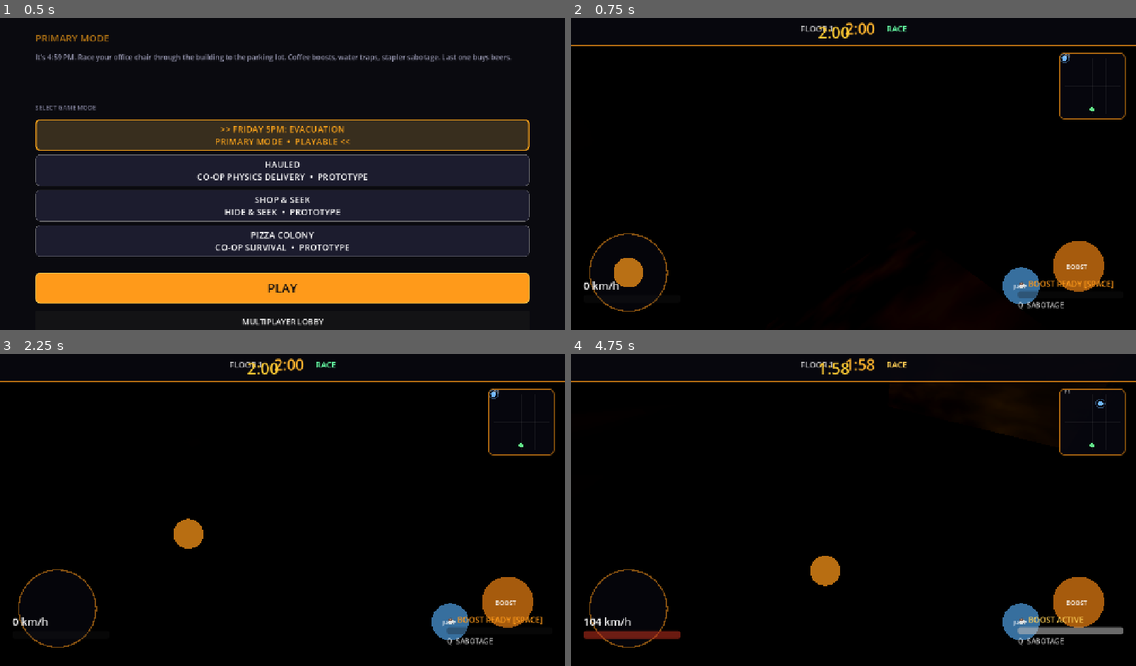
Above: before the commit, frames 1-4 (two rows, left to right).
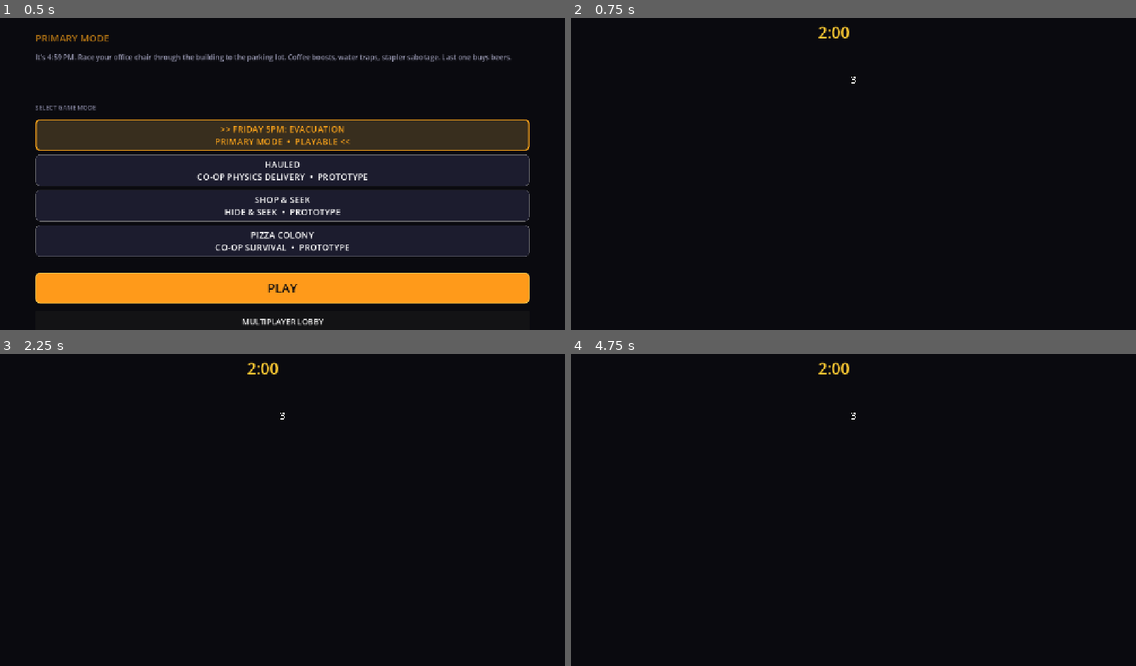
Above: after the commit, the same moments.

Repository: jiracipika/friday-evacuation
Game: Godot game, scene res://scenes/Main.tscn
Two runs of this game, one before a commit and one after it. Both use one fixed random seed, a clock stepped at 60 frames per second and the inputs below.
Inputs (mouse positions are in pixels of both pictures, inside the frame that each line leads up to):
- Up to frame 1 (0.5 s): no input
- Up to frame 2 (0.75 s): click "PLAY" at 0.5 s
- Up to frame 3 (2.25 s): tap Enter at 1.25 s; move the mouse to (406, 491) at 1.27 s; hold D (move_right) 1.28-2 s; tap E (action) at 1.35 s; click (406, 491) at 1.42 s; tap Space (boost) at 1.55, 2 s; drag from (169, 522) to (254, 569) at 2.02 s
- Up to frame 4 (4.75 s): move the mouse to (910, 438) at 2.77 s; hold D (move_right) 2.78-3.5 s; tap E (action) at 2.85 s; tap Space (boost) at 3.05, 4.55 s; tap Enter at 3.5 s; drag from (825, 569) to (684, 460) at 3.52 s; move the mouse to (1023, 553) at 4.27 s; hold A (move_left) from 4.28 s (still down); tap Q (sabotage) at 4.35 s

Frame 1 is identical in both runs. In frame 2, 3.6% of the frame differs, in the area x 0-100%, y 1-95%; in frame 3, 3.6%; in frame 4, 4.4%.
Error after the commit: Parse Error: Identifier "ConeMesh" not declared in the current scope. (res://scripts/Evacuation.gd:299)

Commit message:
GLM visual feedback polish

Diff:
--- a/scripts/Evacuation.gd
+++ b/scripts/Evacuation.gd
@@ -159,11 +159,13 @@
 
 # --- SETUP ---
 
+var exit_marker: MeshInstance3D
+
 func _setup_arena() -> void:
-	_build_floor(Vector3(0, 0, 0), Color(0.15, 0.15, 0.22))
-	_build_floor(Vector3(0, 6, 0), Color(0.18, 0.15, 0.20))
-	_build_floor(Vector3(0, 12, 0), Color(0.13, 0.16, 0.20))
-	_build_floor(Vector3(0, 18, 0), Color(0.10, 0.18, 0.15))
+	_build_floor(Vector3(0, 0, 0), Color(0.15, 0.15, 0.22), 0)
+	_build_floor(Vector3(0, 6, 0), Color(0.18, 0.15, 0.20), 1)
+	_build_floor(Vector3(0, 12, 0), Color(0.13, 0.16, 0.20), 2)
+	_build_floor(Vector3(0, 18, 0), Color(0.10, 0.18, 0.15), 3)
 	_setup_environment()
 
 	_build_ramp(Vector3(8, 0, 20), Vector3(8, 6, 20))
@@ -172,8 +174,10 @@
 
 	_spawn_obstacles()
 	_spawn_powerups()
-
-func _build_floor(pos: Vector3, color: Color) -> void:
+	_add_exit_marker()
+
+# --- FLOOR/RAMP GUIDANCE ---
+func _build_floor(pos: Vector3, color: Color, floor_index: int = 0) -> void:
 	var floor_node = StaticBody3D.new()
 	floor_node.position = pos
 	add_child(floor_node)
@@ -188,10 +192,17 @@
 	var mesh = BoxMesh.new()
 	mesh.size = Vector3(40, 0.2, 40)
 	mesh_inst.mesh = mesh
-	var mat = _make_carpet_material(color)
+	var mat = _make_carpet_material(color, floor_index)
 	mesh_inst.material_override = mat
 	floor_node.add_child(mesh_inst)
-	_spawn_ceiling_lights(pos)
+
+	# Add floor number on floor
+	_add_floor_number(pos, floor_index)
+	# Add exit direction indicators on floor 4
+	if floor_index == 3:
+		_add_exit_indicators(pos)
+
+	_spawn_ceiling_lights(pos, floor_index)
 
 	for i in range(4):
 		var wall = StaticBody3D.new()
@@ -208,17 +219,18 @@
 		var wall_m = BoxMesh.new()
 		wall_m.size = Vector3(40, 3, 0.3)
 		wall_mesh.mesh = wall_m
-		var wall_mat = _make_wall_material(color)
+		var wall_mat = _make_wall_material(color, floor_index)
 		wall_mesh.material_override = wall_mat
 		wall.add_child(wall_mesh)
 
-func _make_carpet_material(base_color: Color) -> StandardMaterial3D:
+func _make_carpet_material(base_color: Color, floor_index: int = 0) -> StandardMaterial3D:
 	var mat = StandardMaterial3D.new()
 	mat.albedo_color = base_color
 	mat.roughness = 0.95
 	mat.metallic = 0.0
 	var noise = FastNoiseLite.new()
 	noise.noise_type = FastNoiseLite.TYPE_SIMPLEX
+	noise.seed = 900 + floor_index  # Different noise per floor
 	noise.frequency = 0.08
 	var texture = NoiseTexture2D.new()
 	texture.width = 256
@@ -228,11 +240,81 @@
 	mat.albedo_texture = texture
 	return mat
 
-func _make_wall_material(base_color: Color) -> StandardMaterial3D:
+func _make_wall_material(base_color: Color, floor_index: int = 0) -> StandardMaterial3D:
 	var mat = StandardMaterial3D.new()
 	mat.albedo_color = base_color.darkened(0.3)
 	mat.roughness = 0.88
 	return mat
+
+func _add_floor_number(floor_pos: Vector3, floor_index: int) -> void:
+	var number = Label3D.new()
+	number.text = "%d" % (floor_index + 1)
+	number.pixel_size = 0.04
+	number.billboard = BaseMaterial3D.BILLBOARD_ENABLED
+	var mat = StandardMaterial3D.new()
+	mat.albedo_color = Color(1.0, 1.0, 1.0, 0.15)
+	mat.transparency = BaseMaterial3D.TRANSPARENCY_ALPHA
+	mat.no_depth_test = true
+	number.set_material_override(mat)
+	number.position = floor_pos + Vector3(-16, 0.15, -16)
+	add_child(number)
+
+	var number2 = number.duplicate()
+	number2.position = floor_pos + Vector3(16, 0.15, 16)
+	add_child(number2)
+
+func _add_exit_indicators(floor_pos: Vector3) -> void:
+	for x in [-10, 0, 10]:
+		var arrow = MeshInstance3D.new()
+		var cone = CylinderMesh.new()
+		cone.top_radius = 0.4
+		cone.bottom_radius = 0.8
+		cone.height = 0.15
+		arrow.mesh = cone
+		arrow.rotation.x = PI / 2.0
+		arrow.position = floor_pos + Vector3(x, 0.15, 18)
+		var mat = StandardMaterial3D.new()
+		mat.albedo_color = Color(0.25, 1.0, 0.4, 0.12)
+		mat.transparency = BaseMaterial3D.TRANSPARENCY_ALPHA
+		mat.no_depth_test = true
+		arrow.material_override = mat
+		add_child(arrow)
+
+func _add_exit_marker() -> void:
+	exit_marker = MeshInstance3D.new()
+	var ring = TorusMesh.new()
+	ring.inner_radius = 2.8
+	ring.outer_radius = 3.2
+	exit_marker.mesh = ring
+	exit_marker.position = Vector3(0, 1.8, 22.0)
+	var mat = StandardMaterial3D.new()
+	mat.albedo_color = Color(0.1, 0.95, 0.3)
+	mat.emission_enabled = true
+	mat.emission = Color(0.1, 0.95, 0.3)
+	mat.emission_energy_multiplier = 1.8
+	exit_marker.material_override = mat
+	add_child(exit_marker)
+
+	var arrow = MeshInstance3D.new()
+	var cone = ConeMesh.new()
+	cone.top_radius = 0.0
+	cone.bottom_radius = 1.0
+	cone.height = 2.0
+	arrow.mesh = cone
+	arrow.position = Vector3(0, 3.5, 22.0)
+	arrow.rotation.x = PI
+	arrow.material_override = mat
+	add_child(arrow)
+
+	animate_exit_marker()
+
+func animate_exit_marker() -> void:
+	if not exit_marker:
+		return
+	var tween = create_tween()
+	tween.set_loops()
+	tween.tween_property(exit_marker, "scale", Vector3(1.2, 1.2, 1.2), 0.8)
+	tween.tween_property(exit_marker, "scale", Vector3(1.0, 1.0, 1.0), 0.8)
 
 func _make_wood_material() -> StandardMaterial3D:
 	var mat = StandardMaterial3D.new()
@@ -250,19 +332,19 @@
 	mat.albedo_texture = texture
 	return mat
 
-func _spawn_ceiling_lights(floor_pos: Vector3) -> void:
+func _spawn_ceiling_lights(floor_pos: Vector3, floor_index: int = 0) -> void:
 	var light_group = Node3D.new()
 	light_group.name = "CeilingLights_%s" % str(int(floor_pos.y))
 	add_child(light_group)
-
 	for x in [-12.0, 0.0, 12.0]:
 		for z in [-12.0, 0.0, 12.0]:
 			var light = OmniLight3D.new()
 			light.position = floor_pos + Vector3(x, 3.0, z)
-			light.light_color = Color(1.0, 0.88, 0.68)
-			light.light_energy = 0.35
-			light.omni_range = 16.0
+			light.light_color = Color(1.0, 0.92, 0.78)
+			light.light_energy = 0.75
+			light.omni_range = 22.0
 			light.shadow_enabled = false
+			light.light_bake_mode = OmniLight3D.BAKE_STATIC
 			light_group.add_child(light)
 
 			var fixture = MeshInstance3D.new()
@@ -283,12 +365,9 @@
 	if not world or not world.environment:
 		return
 	var env = world.environment
-	env.ambient_light_energy = 0.32
-	env.fog_enabled = true
-	env.fog_density = 0.008
-	env.fog_aerial_perspective = 0.5
-	env.glow_enabled = true
-	env.glow_intensity = 0.7
+	env.ambient_light_energy = 0.42
+	env.fog_enabled = false
+	env.glow_enabled = false
 	env.glow_strength = 0.8
 
 func _build_ramp(from_pos: Vector3, to_pos: Vector3) -> void:
@@ -371,7 +450,7 @@
 
 	var col = CollisionShape3D.new()
 	var shape = SphereShape3D.new()
-	shape.radius = 0.6
+	shape.radius = 0.7
 	col.shape = shape
 	pu.add_child(col)
 
@@ -415,11 +494,21 @@
 	handle.material_override = cup_mat
 	pu.add_child(handle)
 
-	var glow = OmniLight3D.new()
-	glow.light_color = Color(1.0, 0.45, 0.08)
-	glow.light_energy = 0.65
-	glow.omni_range = 4.0
-	pu.add_child(glow)
+	# Add ring underneath to make it more visible
+	var ring = MeshInstance3D.new()
+	var ring_mesh = TorusMesh.new()
+	ring_mesh.inner_radius = 0.6
+	ring_mesh.outer_radius = 0.65
+	ring.mesh = ring_mesh
+	ring.rotation.x = PI / 2.0
+	var ring_mat = StandardMaterial3D.new()
+	ring_mat.albedo_color = Color(1.0, 0.65, 0.12)
+	ring_mat.emission_enabled = true
+	ring_mat.emission = Color(1.0, 0.45, 0.08)
+	ring_mat.emission_energy_multiplier = 0.6
+	ring.material_override = ring_mat
+	ring.position.y = -0.1
+	pu.add_child(ring)
 
 	pu.body_entered.connect(func(body):
 		if body.is_in_group("players"):
@@ -435,132 +524,123 @@
 func _spawn_player() -> void:
 	var player_scene = load("res://scenes/PlayerChair.tscn")
 	if not player_scene:
-		push_error("Could not load PlayerChair.tscn!")
 		return
 	local_player = player_scene.instantiate()
-	local_player.player_display_name = GameManager.player_name
-	local_player.player_color = Color(0.4, 0.8, 1.0)
-	local_player.set_can_move(false)
+	local_player.position = Vector3(0, 1.0, 0)
 	add_child(local_player)
-	local_player.position = Vector3(0, 1.5, -10)
-	players.append(local_player)
-
-	# Initialize camera position at player so first frame isn't a wild fly-in
-	if camera:
-		cam_follow_pos = local_player.global_position + Vector3(0, 6, 10)
-		cam_look_target = local_player.global_position
-		camera.global_position = cam_follow_pos
-
-func _setup_hud() -> void:
-	var hud_script = load("res://scripts/HUD.gd")
-	if hud_script:
-		hud = CanvasLayer.new()
-		hud.set_script(hud_script)
-		$UI.add_child(hud)
-	var mobile_script = load("res://scripts/MobileControls.gd")
-	if mobile_script and local_player:
-		mobile_controls = Control.new()
-		mobile_controls.set_script(mobile_script)
-		get_tree().root.add_child.call_deferred(mobile_controls)
-		mobile_controls.move_changed.connect(local_player.set_mobile_input)
-		mobile_controls.action_pressed.connect(local_player.trigger_mobile_action)
-
-func _update_hud() -> void:
-	if not hud or not local_player:
-		return
-	if hud.has_method("set_timer_text"):
-		hud.set_timer_text(timer_label.text if timer_label else "")
-		hud.set_speed(Vector2(local_player.velocity.x, local_player.velocity.z).length(), local_player.max_speed)
-		hud.set_boost(local_player.boost_cd_timer, local_player.boost_duration, local_player.is_boosting)
-		hud.set_floor(clampi(int(floor(local_player.global_position.y / 6.0)) + 1, 1, 4))
-		hud.set_player_position(local_player.global_position, clampi(int(floor(local_player.global_position.y / 6.0)), 0, 3))
-		hud.set_status("COUNTDOWN" if match_state == &"countdown" else "RACE", Color("ffcf55"))
-
+	players.append({"id": 1, "name": local_player.player_display_name})
+
+# --- GAME FLOW ---
 
 func _start_countdown() -> void:
 	match_state = &"countdown"
 	timer = countdown_seconds
+	if countdown_label:
+		countdown_label.text = str(int(countdown_seconds))
+		countdown_label.visible = true
 
 func _update_countdown_display() -> void:
 	if countdown_label:
-		var secs = ceili(timer)
-		countdown_label.text = str(secs) if secs > 0 else "GO!"
-		countdown_label.visible = true
+		var seconds = int(ceilf(timer))
+		countdown_label.text = str(seconds)
+		if seconds <= 0:
+			countdown_label.visible = false
 
 func _start_race() -> void:
 	match_state = &"racing"
 	timer = 0.0
-	if countdown_label:
-		countdown_label.text = "GO!"
-		countdown_label.visible = false
-	for p in players:
-		if p and is_instance_valid(p):
-			p.set_can_move(true)
+	if local_player:
+		local_player.set_can_move(true)
+	_spawn_traps()
+
+func _spawn_traps() -> void:
+	var manager = get_node_or_null("/root/GameManager")
+	var network = get_node_or_null("/root/Network")
+
+	var trap_scene = load("res://scenes/objects/SabotageTrap.tscn")
+	if not trap_scene:
+		return
+
+	for i in range(4):
+		var trap = trap_scene.instantiate()
+		var floor_y = [0.5, 6.5, 12.5, 18.5][i]
+		trap.position = Vector3(
+			randf_range(-15, 15),
+			floor_y,
+			randf_range(-15, 15)
+		)
+		if trap.has_method("_set_owner"):
+			trap._set_owner(network.multiplayer_peer.get_unique_id() if network and network.multiplayer_peer else 1)
+		traps_placed += 1
+		add_child(trap)
 
 func _update_timer_display() -> void:
 	if timer_label:
-		var remaining = max(0, time_limit - timer)
-		var mins = int(remaining) / 60
-		var secs = int(remaining) % 60
-		timer_label.text = "%d:%02d" % [mins, secs]
-
-func _on_player_reached_exit(body: CharacterBody3D) -> void:
+		var remaining = time_limit - timer
+		timer_label.text = "TIME: %d" % int(remaining)
+
+func _update_hud() -> void:
+	if not hud:
+		return
+	var speed_label = hud.get_node_or_null("SpeedLabel")
+	if speed_label and local_player:
+		var speed = int(Vector2(local_player.velocity.x, local_player.velocity.z).length())
+		speed_label.text = "SPEED: %d km/h" % speed
+
+func _on_player_reached_exit(body: Node3D) -> void:
 	if not body.is_in_group("players"):
 		return
-	if match_state != &"racing":
-		return
-
-	var pname = body.player_display_name if "player_display_name" in body else "Player"
-	var entry = {"name": pname, "time": timer}
-	finish_order.append(entry)
-	print("[RACE] %s reached the exit at %.1fs!" % [pname, timer])
-
-	body.set_can_move(false)
-
-	if finish_order.size() == 1:
-		_show_results()
+	var player_id = body.get_instance_id()
+	for entry in finish_order:
+		if entry.player_id == player_id:
+			return
+	finish_order.append({
+		"player_id": player_id,
+		"name": body.player_display_name if body.has_method("get_player_display_name") else "Unknown",
+		"time": timer
+	})
+	if body == local_player:
+		if local_player and local_player.has_method("trigger_mobile_action"):
+			local_player.trigger_mobile_action("victory")
+	_end_race()
 
 func _end_race() -> void:
+	if match_state == &"finished":
+		return
 	match_state = &"finished"
-	_show_results()
-
-func _show_results() -> void:
-	match_state = &"finished"
-	var fx = load("res://scripts/ImpactFX.gd")
-	if fx and local_player:
-		fx.confetti(self, local_player.global_position + Vector3.UP * 1.5)
-	var audio = get_node_or_null("/root/AudioManager")
-	if audio:
-		audio.play_sfx("victory", 1.2)
+	if local_player:
+		local_player.set_can_move(false)
+
 	if results_panel:
 		results_panel.visible = true
-		results_panel.modulate.a = 0.0
-		results_panel.scale = Vector2(0.86, 0.86)
-		var label = results_panel.get_node_or_null("VBox/WinnerLabel")
-		if label and finish_order.size() > 0:
-			label.text = "%s WINS!\nLast one buys beers!" % finish_order[0].name
-		var stats = results_panel.get_node_or_null("VBox/StatsLabel")
-		if not stats:
-			stats = Label.new()
-			stats.name = "StatsLabel"
-			stats.horizontal_alignment = HORIZONTAL_ALIGNMENT_CENTER
-			stats.add_theme_font_size_override("font_size", 18)
-			results_panel.get_node("VBox").add_child(stats)
-		stats.text = "TOP SPEED  %d km/h\nTRAPS PLACED  %d" % [roundi(top_speed * 3.6), traps_placed]
-		var tween = create_tween().set_parallel(true)
-		tween.set_trans(Tween.TRANS_BACK).set_ease(Tween.EASE_OUT)
-		tween.tween_property(results_panel, "modulate:a", 1.0, 0.32)
-		tween.tween_property(results_panel, "scale", Vector2.ONE, 0.38)
-
+		var vbox = results_panel.get_node_or_null("VBox")
+		if vbox:
+			var winner_label = vbox.get_node_or_null("WinnerLabel")
+			var stats_label = vbox.get_node_or_null("StatsLabel")
+			if winner_label:
+				if finish_order.size() > 0:
+					var winner = finish_order[0]
+					winner_label.text = "%s WINS!" % winner.name
+				else:
+					winner_label.text = "NO WINNER"
+			if stats_label:
+				stats_label.text = "TOP SPEED: %d km/h\nTRAPS HIT: %d" % [int(top_speed), traps_hit]
+
+	var impact = load("res://scripts/ImpactFX.gd")
+	if impact and impact.has_method("confetti_burst"):
+		impact.confetti_burst(local_player.global_position if local_player else Vector3.ZERO)
 
 func _on_rematch() -> void:
 	get_tree().reload_current_scene()
 
 func _on_back_to_menu() -> void:
-	get_tree().change_scene_to_file("res://scenes/Main.tscn")
-
-# --- INPUT ---
-
-func _unhandled_input(event: InputEvent) -> void:
-	if event.is_action_pressed("pause"):
-		get_tree().change_scene_to_file("res://scenes/Main.tscn")
+	var manager = get_node_or_null("/root/GameManager")
+	if manager:
+		manager.set_mode(GameManager.Modes.MAIN_MENU)
+
+func _setup_hud() -> void:
+	hud = $UI
+	if hud:
+		var speed_label = hud.get_node_or_null("SpeedLabel")
+		if speed_label:
+			speed_label.text = "SPEED: 0 km/h"
--- a/scripts/HUD.gd
+++ b/scripts/HUD.gd
@@ -111,5 +111,5 @@
 	if boost_bar:
 		boost_bar.value = 100.0 if active else clampf(100.0 - cooldown / 3.0 * 100.0, 0.0, 100.0)
 	if boost_label:
-		boost_label.text = "☕ BOOST ACTIVE" if active else ("☕ BOOST READY [SPACE]" if cooldown <= 0.0 else "☕ BOOST RECHARGING")
+		boost_label.text = "☕ BOOST ACTIVE" if active else ("☕ BOOST READY [SPACE]" if cooldown <= 0.0 else "☕ BOOST %.1fs" % cooldown)
 		boost_label.add_theme_color_override("font_color", Color("ffcf55") if active or cooldown <= 0.0 else Color(1, 1, 1, 0.45))
--- a/scripts/PlayerChair.gd
+++ b/scripts/PlayerChair.gd
@@ -9,14 +9,14 @@
 @export var player_display_name: String = "Player"
 
 # Movement tuning — lower accel = smoother starts/stops
-@export var acceleration: float = 18.0
+@export var acceleration: float = 20.0
 @export var max_speed: float = 12.0
-@export var friction: float = 12.0
-@export var rotation_speed: float = 12.0
-@export var boost_force: float = 24.0
-@export var boost_cooldown: float = 3.0
-@export var boost_duration: float = 0.6
-@export var jump_force: float = 7.0
+@export var friction: float = 14.0
+@export var rotation_speed: float = 16.0
+@export var boost_force: float = 28.0
+@export var boost_cooldown: float = 2.5
+@export var boost_duration: float = 0.8
+@export var jump_force: float = 8.0
 
 # Internal state
 var gravity: float = ProjectSettings.get_setting("physics/3d/default_gravity")
@@ -74,14 +74,14 @@
 	material.scale_max = 0.22
 	material.color = Color(1.0, 0.55, 0.08, 0.85)
 	boost_particles.process_material = material
-	boost_particles.amount = 28
-	boost_particles.lifetime = 0.45
+	boost_particles.amount = 16
+	boost_particles.lifetime = 0.3
 
 func _setup_dust_particles() -> void:
 	dust_particles = GPUParticles3D.new()
 	dust_particles.name = "RollingDust"
-	dust_particles.amount = 18
-	dust_particles.lifetime = 0.55
+	dust_particles.amount = 10
+	dust_particles.lifetime = 0.35
 	dust_particles.emitting = false
 	var process_material = ParticleProcessMaterial.new()
 	process_material.direction = Vector3(0, 1, 0)
--- a/scripts/PowerUpVisual.gd
+++ b/scripts/PowerUpVisual.gd
@@ -2,11 +2,42 @@
 
 var base_y: float = 0.0
 var time_offset: float = 0.0
+var glow_radius: float = 0.0
+var glow_light: OmniLight3D
 
 func _ready() -> void:
 	base_y = position.y
 	time_offset = float(get_instance_id() % 1000) * 0.01
 
+	glow_light = OmniLight3D.new()
+	glow_light.light_color = Color(1.0, 0.55, 0.08)
+	glow_light.light_energy = 0.8
+	glow_light.omni_range = 3.5
+	glow_light.shadow_enabled = false
+	add_child(glow_light)
+
+	body_entered.connect(_on_body_entered)
+
 func _process(delta: float) -> void:
 	rotation.y += delta * 1.8
 	position.y = base_y + sin(Time.get_ticks_msec() * 0.003 + time_offset) * 0.22
+
+	glow_radius = (sin(Time.get_ticks_msec() * 0.004 + time_offset) * 0.5 + 0.5) * 0.4
+	if glow_light:
+		glow_light.omni_range = 3.0 + glow_radius
+		glow_light.light_energy = 0.7 + glow_radius * 0.4
+
+func _on_body_entered(body: Node3D) -> void:
+	if body.is_in_group("players"):
+		var audio = get_node_or_null("/root/AudioManager")
+		if audio:
+			audio.play_sfx("powerup", 1.2)
+
+		var fx = load("res://scripts/ImpactFX.gd")
+		if fx:
+			fx.burst(get_parent(), global_position + Vector3.UP * 0.2, Color(1.0, 0.65, 0.15), 16)
+
+		if body.has_method("_start_boost"):
+			body._start_boost()
+
+		queue_free()
Not shown, added: scripts/AudioManager.gd.uid
Not shown, added: scripts/HUD.gd.uid
Not shown, added: scripts/ImpactFX.gd.uid
Not shown, added: scripts/Lobby.gd.uid
Not shown, added: scripts/Minimap.gd.uid
Not shown, added: scripts/MobileControls.gd.uid
Not shown, added: scripts/ModeCard.gd.uid
Not shown, added: scripts/ModeHUD.gd.uid
Not shown, added: scripts/ModeSmokeTest.gd.uid
Not shown, added: scripts/NetworkSmokeTest.gd.uid
Not shown, added: scripts/PowerUpVisual.gd.uid
Not shown, added: scripts/Settings.gd.uid
